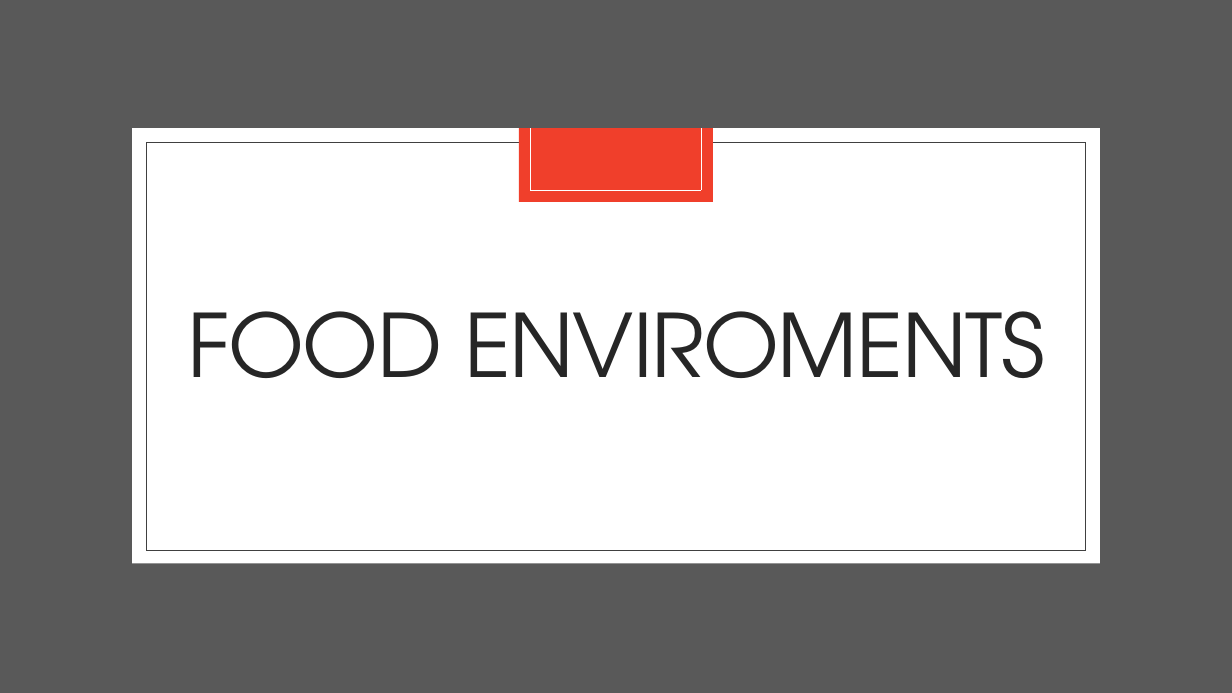
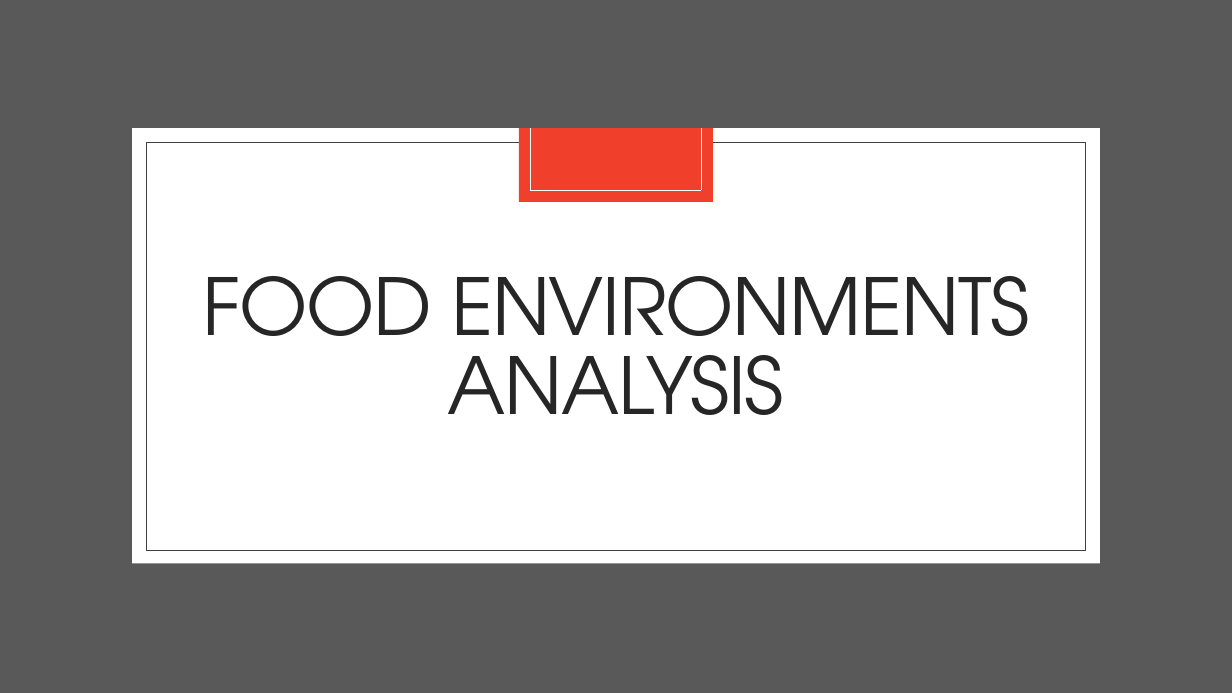
Before and after one commit to marybellavia/project-one, a slide deck: slide 12 of Urban Food Deserts.pptx (slide 11 before the commit). Drawn at 1232x693 pixels with LibreOffice and Linux fonts; fonts in the diff are those of the drawing. Boxes give left, top, right and bottom in pixels: in the first picture for what was removed or moved away, otherwise in the second. Text is boxed around its words. In the diff, an @@ line names an element or a change of style, - is before the commit and + after.

```diff
--- a/Urban Food Deserts.pptx
+++ b/Urban Food Deserts.pptx
@@ title at (203,276,1029,415): text changed; size 68 to 61.2 pt @@
-FOOD ENVIROMENTS
+FOOD ENVIRONMENTS
+ANALYSIS
```
Also in this commit, not shown: 9 other slides changed, 5 slides added, 7 slides removed, 6 other files.
